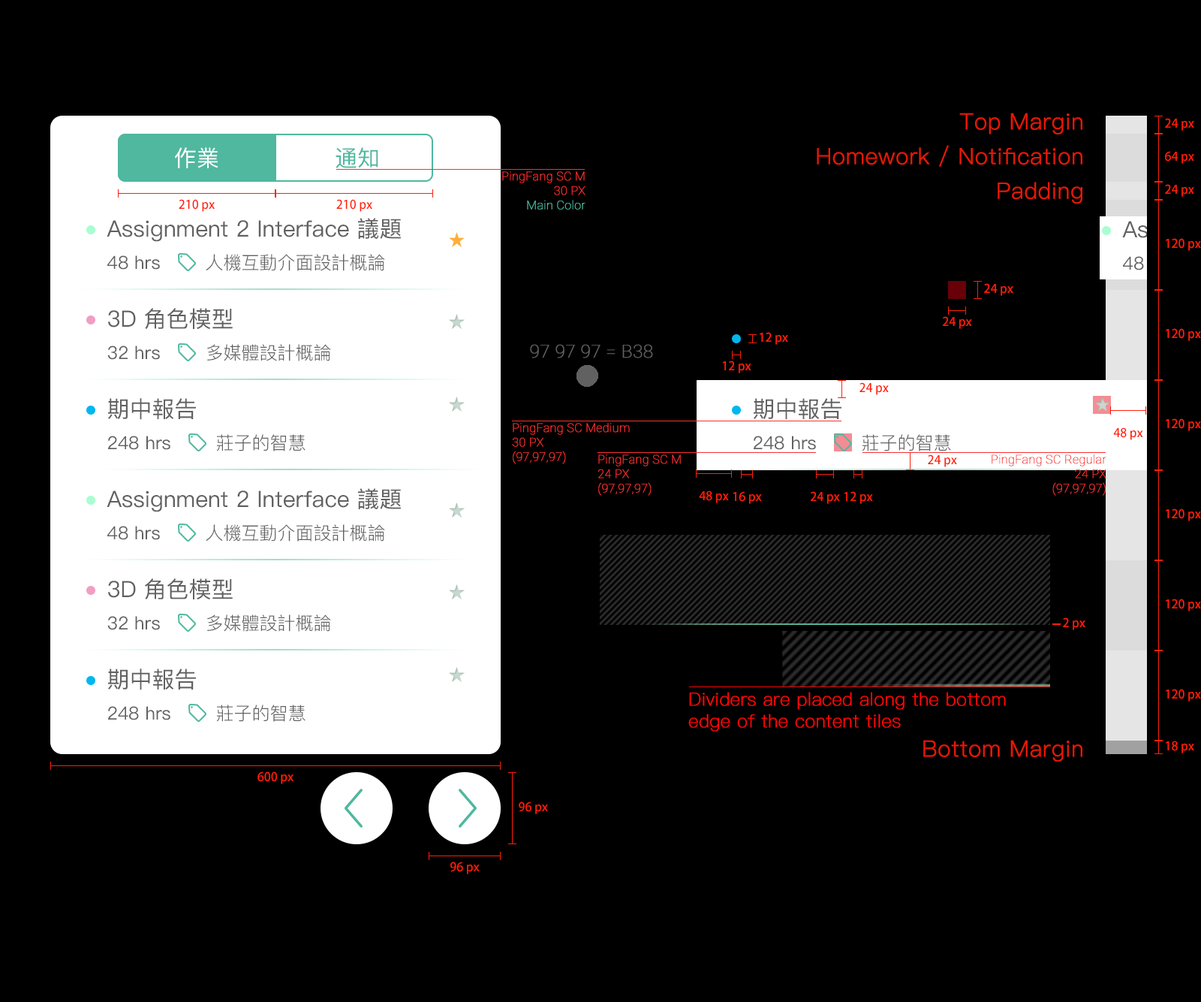
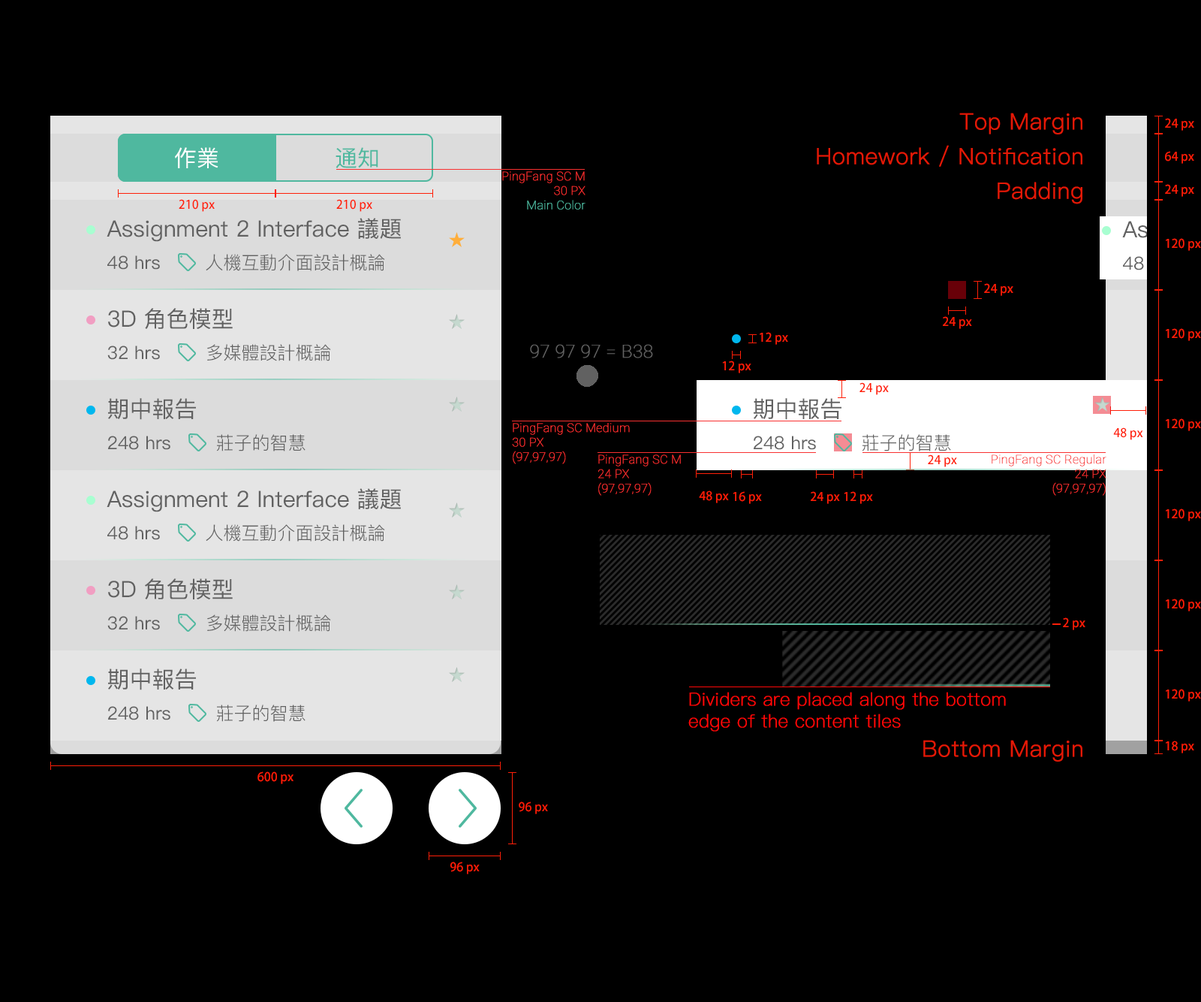
Before/after of a 1201×1002 layered artwork. What changed in the layer stack:
painted on "矩形 6 拷貝 4" (10th of 14, in "群組 1" › "Howmwork" › "dummy 拷貝 3") over [left=72, top=648, right=479, bottom=651]
painted on "矩形 6 拷貝 4" (11th of 14, in "群組 1" › "Howmwork" › "dummy 拷貝 3") over [left=72, top=558, right=478, bottom=561]
painted on "矩形 6 拷貝 4" (12th of 14, in "群組 1" › "Howmwork" › "dummy 拷貝 2") over [left=90, top=468, right=496, bottom=471]
painted on "矩形 6 拷貝 4" (13th of 14, in "群組 1" › "Howmwork" › "dummy 拷貝") over [left=72, top=378, right=478, bottom=380]
painted on "矩形 6 拷貝 4" (14th of 14, in "群組 1" › "Howmwork" › "dummy") over [left=72, top=288, right=478, bottom=290]
showed group "Layout" (4th of 4, in "群組 1" › "Howmwork") (10 layers) over [left=50, top=115, right=502, bottom=754]
